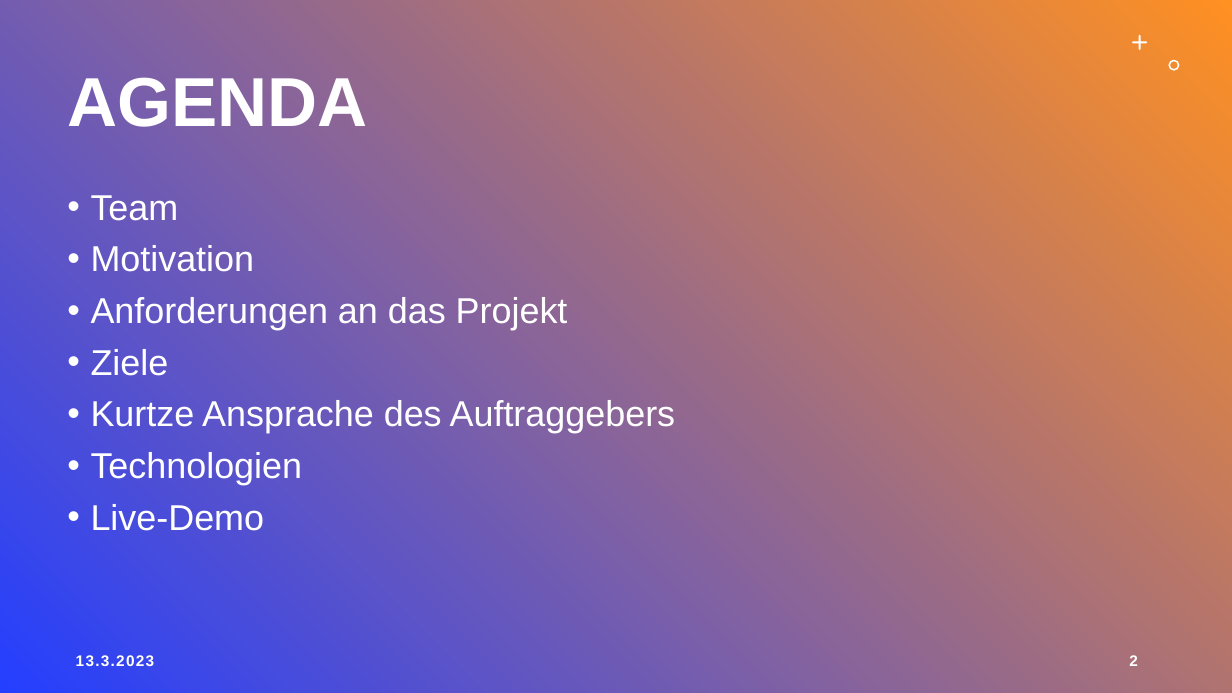
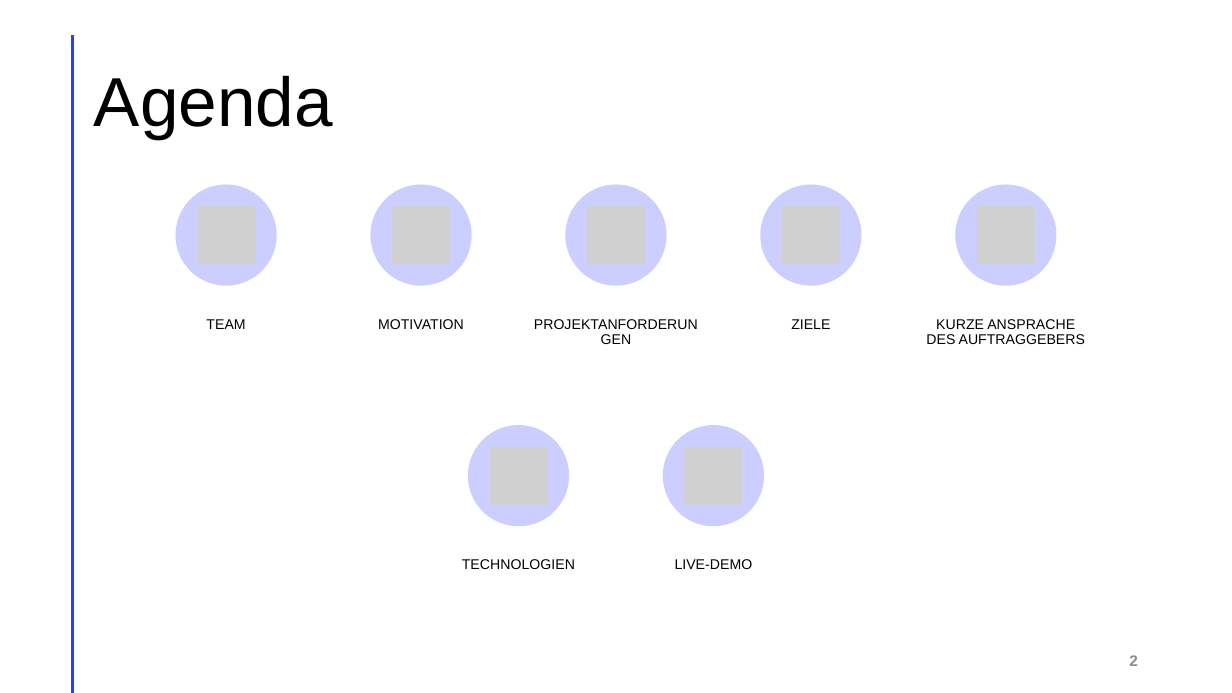
Before and after one commit to LegitesMax/multiflexlbkv, a slide deck: slide 2 of Präsentation/ProjectAward.pptx. Drawn at 1232x693 pixels with LibreOffice and Linux fonts; fonts in the diff are those of the drawing; grey boxes stand for pictures. Boxes give left, top, right and bottom in pixels: in the first picture for what was removed or moved away, otherwise in the second. Text is boxed around its words. In the diff, an @@ line names an element or a change of style, - is before the commit and + after.

```diff
--- a/Präsentation/ProjectAward.pptx
+++ b/Präsentation/ProjectAward.pptx
@@ background gradient #243FFF to #FF9022 to #FFFFFF @@
@@ line added from (72, 36) to (72, 692), #FF9022 2 pt @@
@@ freeform shape removed at (1132, 35, 1148, 51) @@
@@ title at (94, 75, 333, 139): text changed; text colour #FFFFFF to #000000; bold off @@
-AGENDA
+Agenda
@@ freeform shape removed at (1169, 60, 1180, 71) @@
@@ text removed at (91, 195, 675, 531) @@
-• Team
-• Motivation
-• Anforderungen an das Projekt
-• Ziele
-• Kurtze Ansprache des Auftraggebers
-• Technologien
-• Live-Demo
@@ group added at (176, 185, 1085, 569): 7 ellipses, 7 pictures, 7 texts @@
+TEAM
+MOTIVATION
+PROJEKTANFORDERUNGEN
+ZIELE
+KURZE ANSPRACHE DES AUFTRAGGEBERS
+TECHNOLOGIEN
+LIVE-DEMO
@@ text removed at (76, 655, 154, 666) @@
-13.3.2023
@@ page number at (1129, 655, 1138, 666): text colour #FFFFFF to #8C8C8C; more space between paragraphs @@
```
Also in this commit, not shown: 8 other slides changed, 1 slide added, 1 slide removed, 3 other files.
